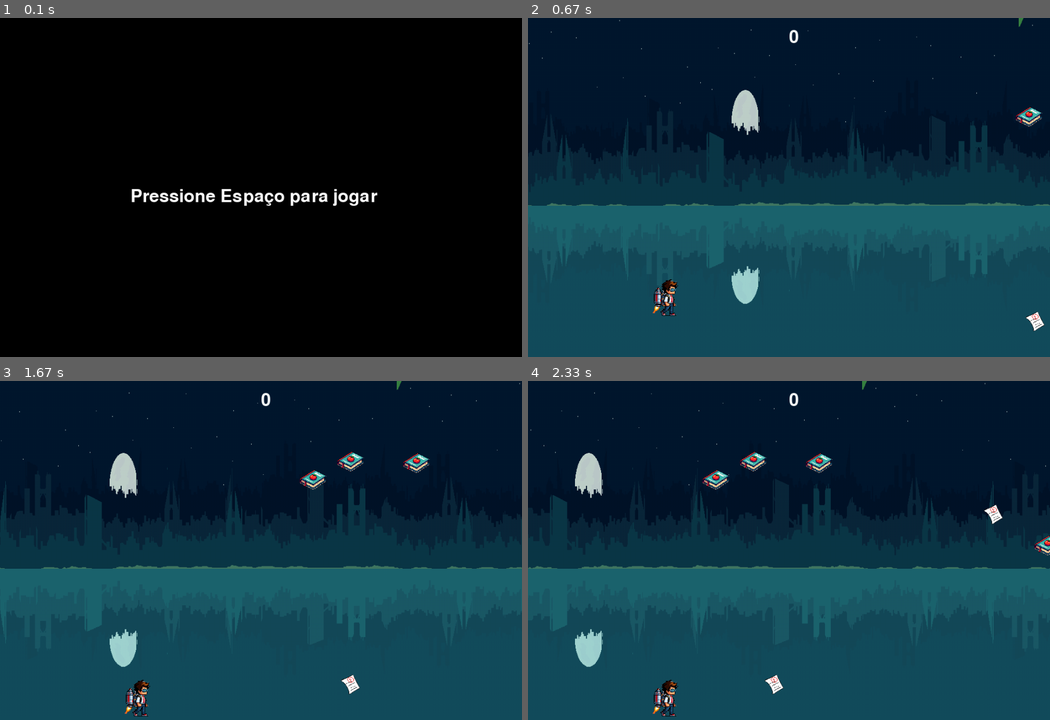
Above: before the commit, frames 1-4 (two rows, left to right).
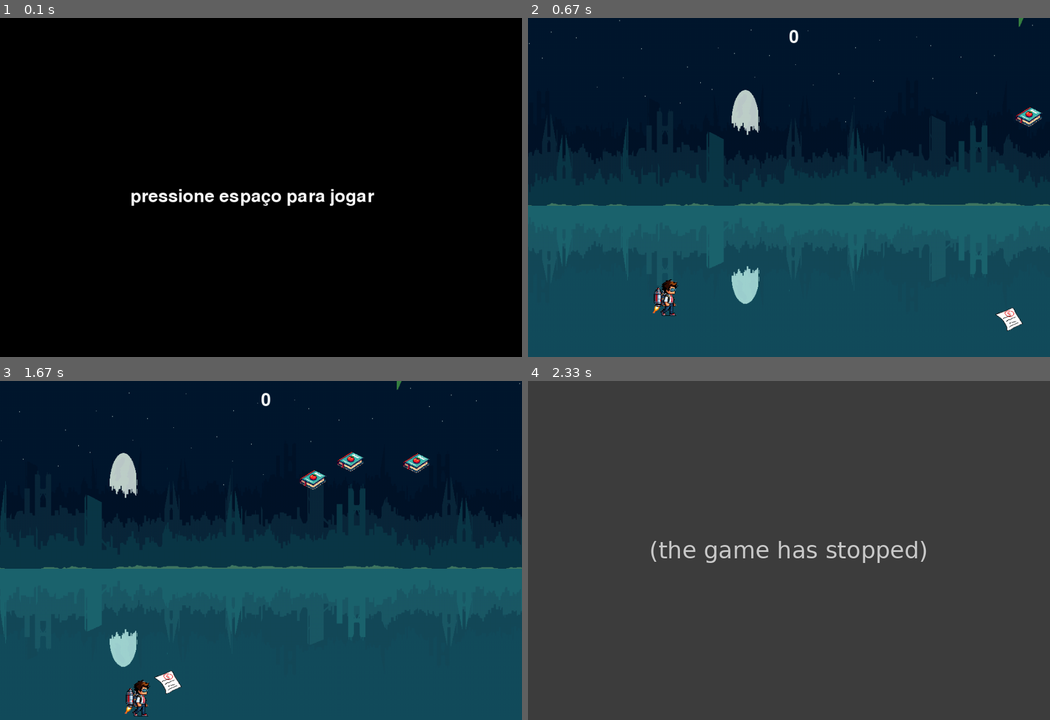
Above: after the commit, the same moments.

Repository: MarcoFAlbanese/PYGAME-24.1-Grupo-MAT
Game: pygame game, started from Game.py
Same seed, same stepped clock (60 frames per second), same inputs: the game is played once before the commit and once after it.
Inputs:
- Up to frame 1 (0.1 s): no input
- Up to frame 2 (0.67 s): tap Space at 0.33 s
- Up to frame 3 (1.67 s): tap Space at 0.67 s
- Up to frame 4 (2.33 s): no input

The runs differ from the first frame. In frame 1, 1.1% of the frame differs, in the area x 25-73%, y 50-56%; in frame 2, 0.3%; in frame 3, 0.3%; in frame 4, 100%, in the area x 0-100%, y 0-100%.
After the commit the program exited at 1.7 s; later frames show no game.

Commit message:
Colisão ajustada

Diff:
--- a/Game.py
+++ b/Game.py
@@ -13,6 +13,7 @@
 window = pygame.display.set_mode((WIDTH, HEIGHT))
 pygame.display.set_caption('Passeio de Jetpack')
 player_image = pygame.image.load('assets/player.png').convert_alpha()
+player_mask = pygame.mask.from_surface(player_image)
 obstaculo_image = pygame.image.load('assets/bala.png').convert_alpha()
 coin_image = pygame.image.load('assets/moedas.png').convert_alpha()
 fumaca_image=pygame.image.load('assets/fumaca.png').convert_alpha()
@@ -96,7 +97,7 @@
 class Obstaculos(pygame.sprite.Sprite): ### classe dos obstaculos
     def __init__(self):
         pygame.sprite.Sprite.__init__(self)
-        self.image = pygame.transform.scale(obstaculo_image, (70, 50))
+        self.image = pygame.transform.scale(obstaculo_image, (100, 60))
         self.rect = self.image.get_rect()
         self.rect.x = WIDTH
         self.rect.y = random.randint(30,(HEIGHT-self.rect.height))
@@ -127,7 +128,7 @@
 def tela_inicio():
     window.fill((0,0,0))
     fonte = pygame.font.Font(None, 50)
-    texto = fonte.render("Pressione Espaço para jogar", True, (255,255,255))
+    texto = fonte.render("pressione espaço para jogar", True, (255,255,255))
     window.blit(texto, (WIDTH// 4, HEIGHT// 2))
     pygame.display.flip()
 
@@ -141,6 +142,8 @@
                 game =  True
 # ===== Loop principal =====
 game = True
+obstaculo_mask = pygame.mask.from_surface(obstaculo_image)
+
 while game:
     clock.tick(FPS)
 
@@ -158,7 +161,7 @@
                 space_pressed = False
 
     if space_pressed == True:
-        player.speed_y = -8
+        player.speed_y = -10
         nova_fumaca = Fumaca()
         all_sprites.add(nova_fumaca)
         fumaca.add(nova_fumaca)
@@ -169,7 +172,6 @@
             f.kill()
 
 
-
     if random.randrange(100)< 2:
         obstaculo = Obstaculos()
         all_sprites.add(obstaculo)
@@ -182,9 +184,13 @@
     atualiza_coins()
     all_sprites.update()
 
-    hits = pygame.sprite.spritecollide(player, obstaculos, False)
-    if hits:
-        game = False
+    for obstaculo in obstaculos:
+        obstaculo.update()
+
+        obstaculo_mask = pygame.mask.from_surface(obstaculo_image)
+
+        if pygame.sprite.spritecollide(player,obstaculos,False,pygame.sprite.collide_mask):
+            game = False
 
     # Atualiza a posição do background
     bg_x -= 3  # Velocidade de rolagem do background
